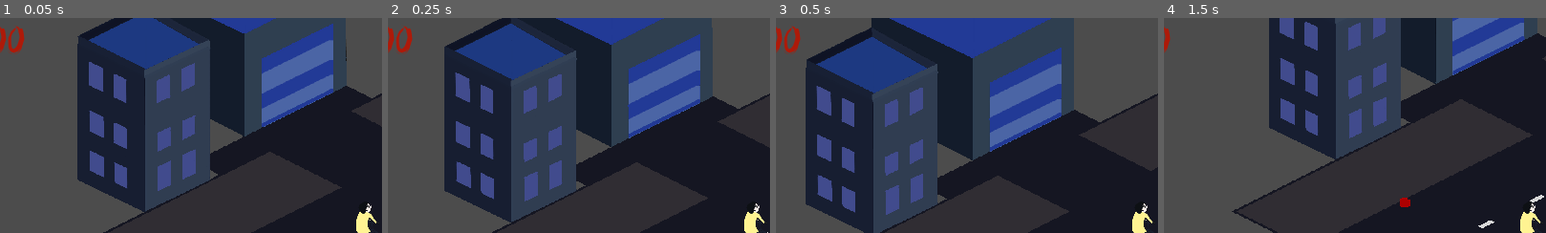
Above: before the commit, frames 1-4 (left to right).
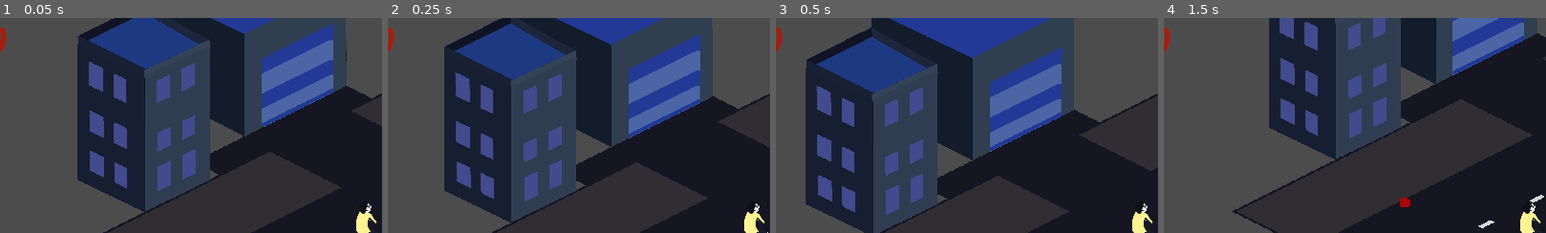
Above: after the commit, the same moments.

Repository: Merliin42/Ludum-Dare-46
Game: Godot game, scene res://Scenes/Main.tscn
Same seed, same stepped clock (60 frames per second), same inputs: the game is played once before the commit and once after it.
Inputs:
- Up to frame 1 (0.05 s): no input
- Up to frame 2 (0.25 s): no input
- Up to frame 3 (0.5 s): no input
- Up to frame 4 (1.5 s): tap Enter (ui_accept) at 0.5, 0.77 s; hold D (ui_right) 0.53-1.28 s; hold S (speed_down) from 1.28 s (still down)
The pictures show only the part of the screen within x 2-52%, y 0-50%; the shares and areas given below are measured in that part.

The runs differ from the first frame. In frame 1, 0.3% of the frame differs, in the area x 2-7%, y 3-17%; in frame 2, 0.3%; in frame 3, 0.3%; in frame 4, nothing differs.

Commit message:
Child sprite

Diff:
--- a/Scenes/GUI.tscn
+++ b/Scenes/GUI.tscn
@@ -58,4 +58,4 @@
 margin_bottom = 97.0
 custom_fonts/font = SubResource( 1 )
 custom_colors/font_color = Color( 0.682353, 0.105882, 0.0392157, 1 )
-text = "00"
+text = "0"
--- a/Scenes/Map/ChildSpawner/Child.tscn
+++ b/Scenes/Map/ChildSpawner/Child.tscn
@@ -1,35 +1,64 @@
-[gd_scene load_steps=6 format=2]
+[gd_scene load_steps=14 format=2]
 
 [ext_resource path="res://Scenes/Particles/Blood.tscn" type="PackedScene" id=1]
-[ext_resource path="res://Assets/Child/child.png" type="Texture" id=2]
+[ext_resource path="res://Assets/Child/child1/child1 (5).png" type="Texture" id=2]
 [ext_resource path="res://Scripts/Child.gd" type="Script" id=3]
+[ext_resource path="res://Assets/Child/child1/child1 (4).png" type="Texture" id=4]
+[ext_resource path="res://Assets/Child/child1/child1 (7).png" type="Texture" id=5]
+[ext_resource path="res://Assets/Child/child1/child1 (3).png" type="Texture" id=6]
+[ext_resource path="res://Assets/Child/child1/child1 (6).png" type="Texture" id=7]
+[ext_resource path="res://Assets/Child/child1/child1 (8).png" type="Texture" id=8]
+[ext_resource path="res://Assets/Child/child1/child1 (2).png" type="Texture" id=9]
+[ext_resource path="res://Assets/Child/child1/child1 (1).png" type="Texture" id=10]
 
-[sub_resource type="RectangleShape2D" id=1]
-extents = Vector2( 64, 64 )
+[sub_resource type="SpriteFrames" id=1]
+animations = [ {
+"frames": [ ExtResource( 10 ), ExtResource( 9 ), ExtResource( 6 ), ExtResource( 4 ), ExtResource( 2 ), ExtResource( 7 ), ExtResource( 5 ), ExtResource( 8 ) ],
+"loop": true,
+"name": "walk",
+"speed": 10.0
+} ]
 
 [sub_resource type="RectangleShape2D" id=2]
-extents = Vector2( 64, 64 )
+extents = Vector2( 24, 24 )
 
-[node name="Child" type="Sprite"]
-texture = ExtResource( 2 )
+[sub_resource type="RectangleShape2D" id=3]
+extents = Vector2( 16, 48 )
+
+[node name="Child" type="Node2D"]
 script = ExtResource( 3 )
+
+[node name="AnimatedSprite" type="AnimatedSprite" parent="."]
+position = Vector2( 16, -16 )
+scale = Vector2( 0.4, 0.4 )
+frames = SubResource( 1 )
+animation = "walk"
+frame = 6
+playing = true
 
 [node name="Collisions" type="Area2D" parent="."]
 collision_layer = 4
+__meta__ = {
+"_edit_group_": true
+}
 
 [node name="CollisionShape2D" type="CollisionShape2D" parent="Collisions"]
-shape = SubResource( 1 )
+shape = SubResource( 2 )
 
 [node name="Blood" parent="." instance=ExtResource( 1 )]
 
 [node name="Timer" type="Timer" parent="."]
 
 [node name="Death" type="Area2D" parent="."]
+position = Vector2( 0, -24 )
 collision_layer = 0
 collision_mask = 48
+__meta__ = {
+"_edit_group_": true
+}
 
 [node name="CollisionShape2D" type="CollisionShape2D" parent="Death"]
-shape = SubResource( 2 )
+shape = SubResource( 3 )
 [connection signal="body_entered" from="Collisions" to="." method="_on_Collisions_body_entered"]
 [connection signal="timeout" from="Timer" to="." method="_on_Timer_timeout"]
 [connection signal="area_entered" from="Death" to="." method="_on_Death_area_entered"]
--- a/Scripts/Child.gd
+++ b/Scripts/Child.gd
@@ -1,4 +1,4 @@
-extends Sprite
+extends Node2D
 
 var direction = Vector2(-100, 50)
 
@@ -7,7 +7,7 @@
 	position.y += direction.y*delta
 
 func dead():
-	self.texture = null
+	$AnimatedSprite.visible = false
 	$Blood.emitting = true
 	$Timer.start()
 
Binary file added: Assets/Child/child1/child1 (1).png
Not shown, added: Assets/Child/child1/child1 (1).png.import
Binary file added: Assets/Child/child1/child1 (2).png
Not shown, added: Assets/Child/child1/child1 (2).png.import
Binary file added: Assets/Child/child1/child1 (3).png
Not shown, added: Assets/Child/child1/child1 (3).png.import
Binary file added: Assets/Child/child1/child1 (4).png
Not shown, added: Assets/Child/child1/child1 (4).png.import
Binary file added: Assets/Child/child1/child1 (5).png
Not shown, added: Assets/Child/child1/child1 (5).png.import
Binary file added: Assets/Child/child1/child1 (6).png
Not shown, added: Assets/Child/child1/child1 (6).png.import
(and 4 more such lines)
